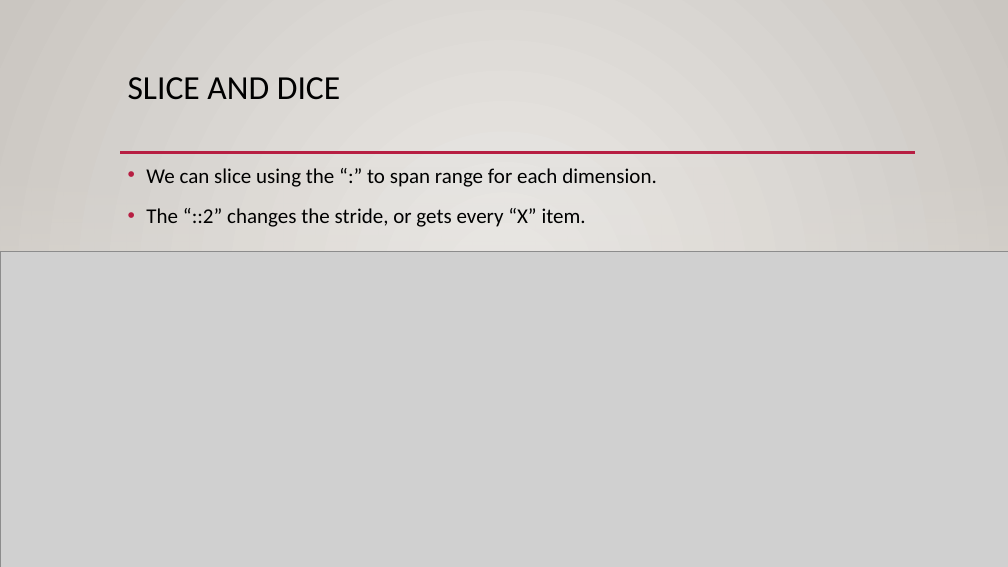
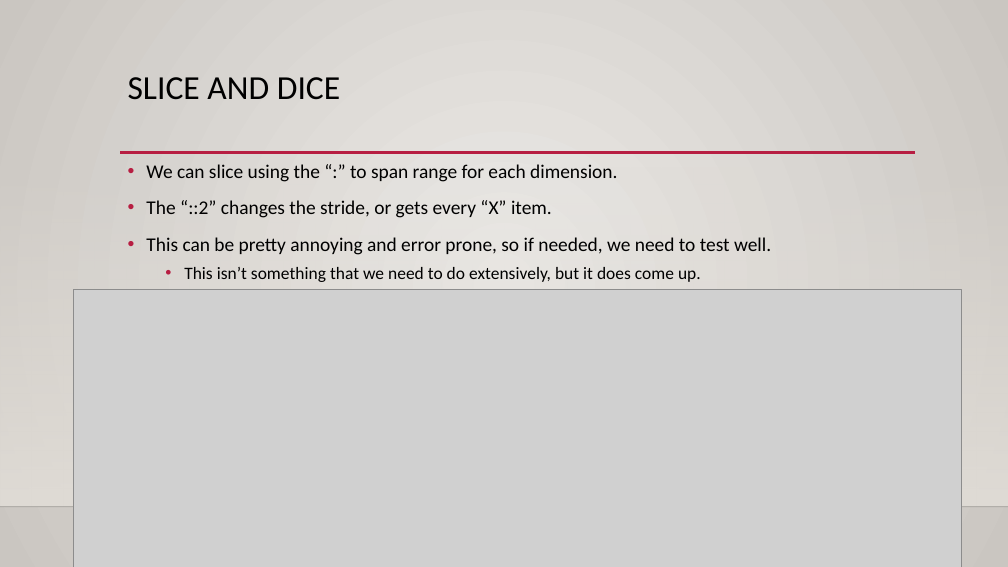
Before and after one commit to AkeemSemperDataScience/Programming_Basics_for_Machine_Learning_Students, a slide deck: slide 21 of reference_material/slides/013_arrays.pptx. Drawn at 1008x567 pixels with LibreOffice and Linux fonts; fonts in the diff are those of the drawing; grey boxes stand for pictures; background and template pictures are left out. Boxes give left, top, right and bottom in pixels: in the first picture for what was removed or moved away, otherwise in the second. Text is boxed around its words. In the diff, an @@ line names an element or a change of style, - is before the commit and + after.

```diff
--- a/reference_material/slides/013_arrays.pptx
+++ b/reference_material/slides/013_arrays.pptx
@@ text at [146,164,617,218]: size 20 to 18.5 pt in "We can slice using the “:” to ...", "The “::2” changes the stride, or gets ..."; line spacing 1.2 to 1.1 @@
@@ text at [146,237,771,282]: paragraphs added @@
+• This can be pretty annoying and error prone, so if needed, we need to test well.
+  • This isn’t something that we need to do extensively, but it does come up.
@@ picture: place and size @@
-picture at [0,252,1008,567]
+picture at [73,289,962,567]
```
Also in this commit, not shown: 3 other slides changed, 1 slide added, 3 other files.
